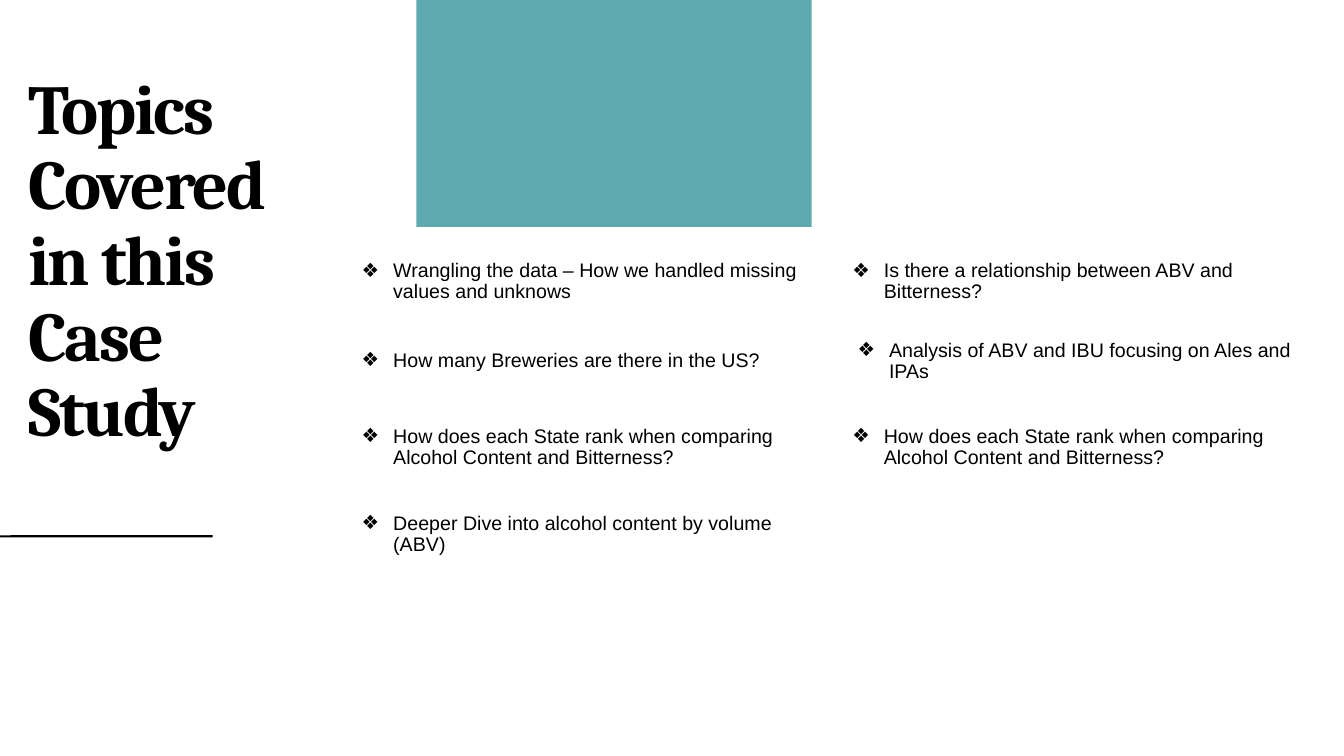
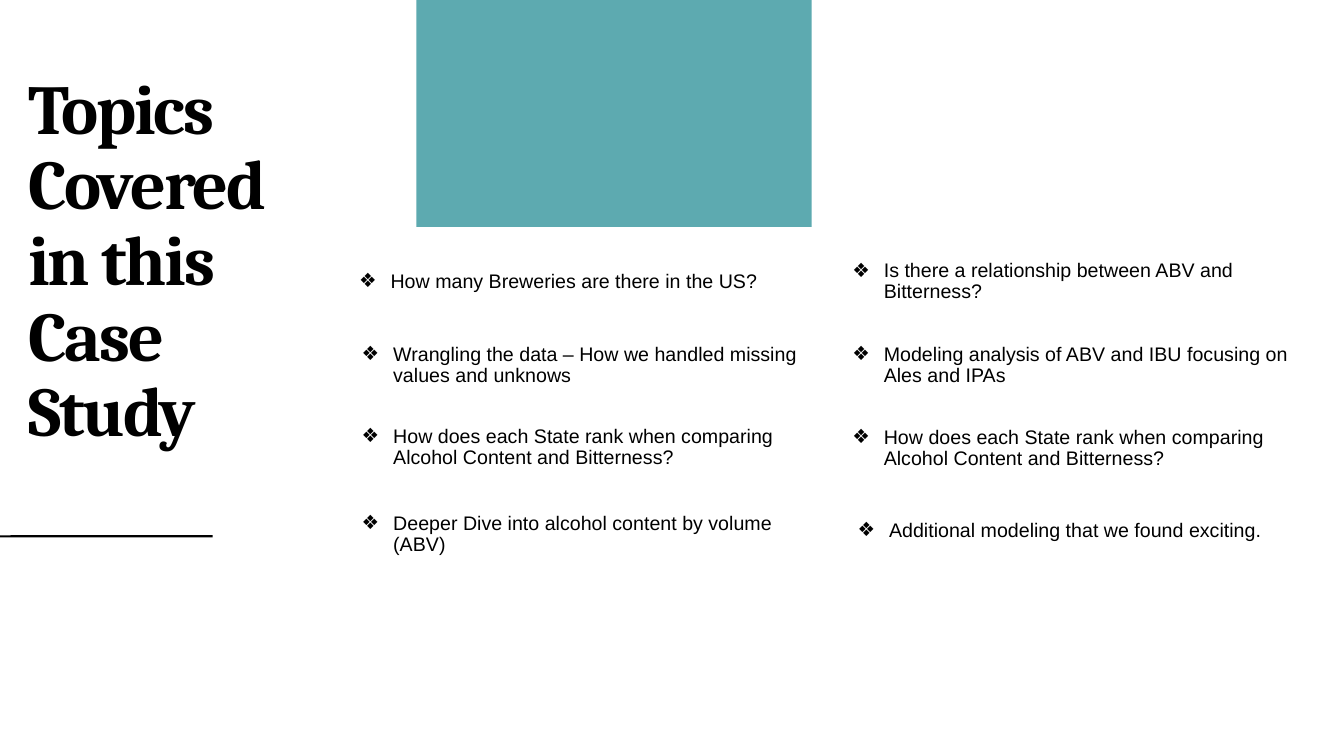
Before and after one commit to NickSager/MSDS_6306_Project1, a slide deck: slide 2 of Group4_CaseStudy1.pptx. Drawn at 1344x756 pixels with LibreOffice and Linux fonts; fonts in the diff are those of the drawing. Boxes give left, top, right and bottom in pixels: in the first picture for what was removed or moved away, otherwise in the second. Text is boxed around its words. In the diff, an @@ line names an element or a change of style, - is before the commit and + after.

```diff
--- a/Group4_CaseStudy1.pptx
+++ b/Group4_CaseStudy1.pptx
@@ text "How many Breweries are there ...": place and size @@
-text "How many Breweries are there ..." at (393,352,759,371)
+text "How many Breweries are there ..." at (391,273,757,292)
@@ text "Wrangling the data – How ...": place and size @@
-text "Wrangling the data – How ..." at (393,262,797,299)
+text "Wrangling the data – How ..." at (393,346,797,383)
@@ text at (884,346,1288,383): text changed @@
-❖ Analysis of ABV and IBU focusing on Ales and IPAs
+❖ Modeling analysis of ABV and IBU focusing on Ales and IPAs
@@ text added at (889,522,1261,541), 14 pt, text #000000 @@
+❖ Additional modeling that we found exciting.
```
Also in this commit, not shown: 6 other slides changed.
